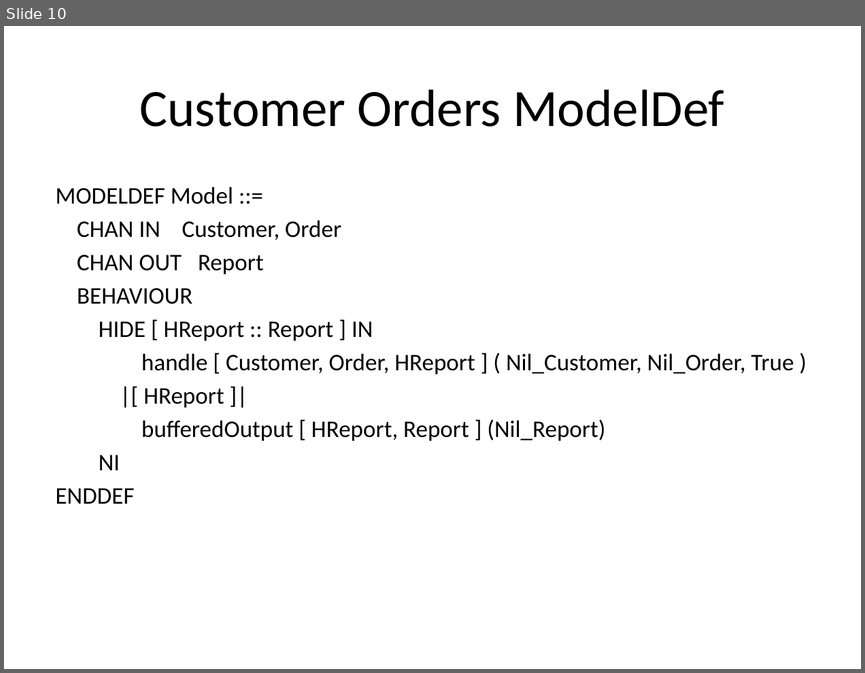
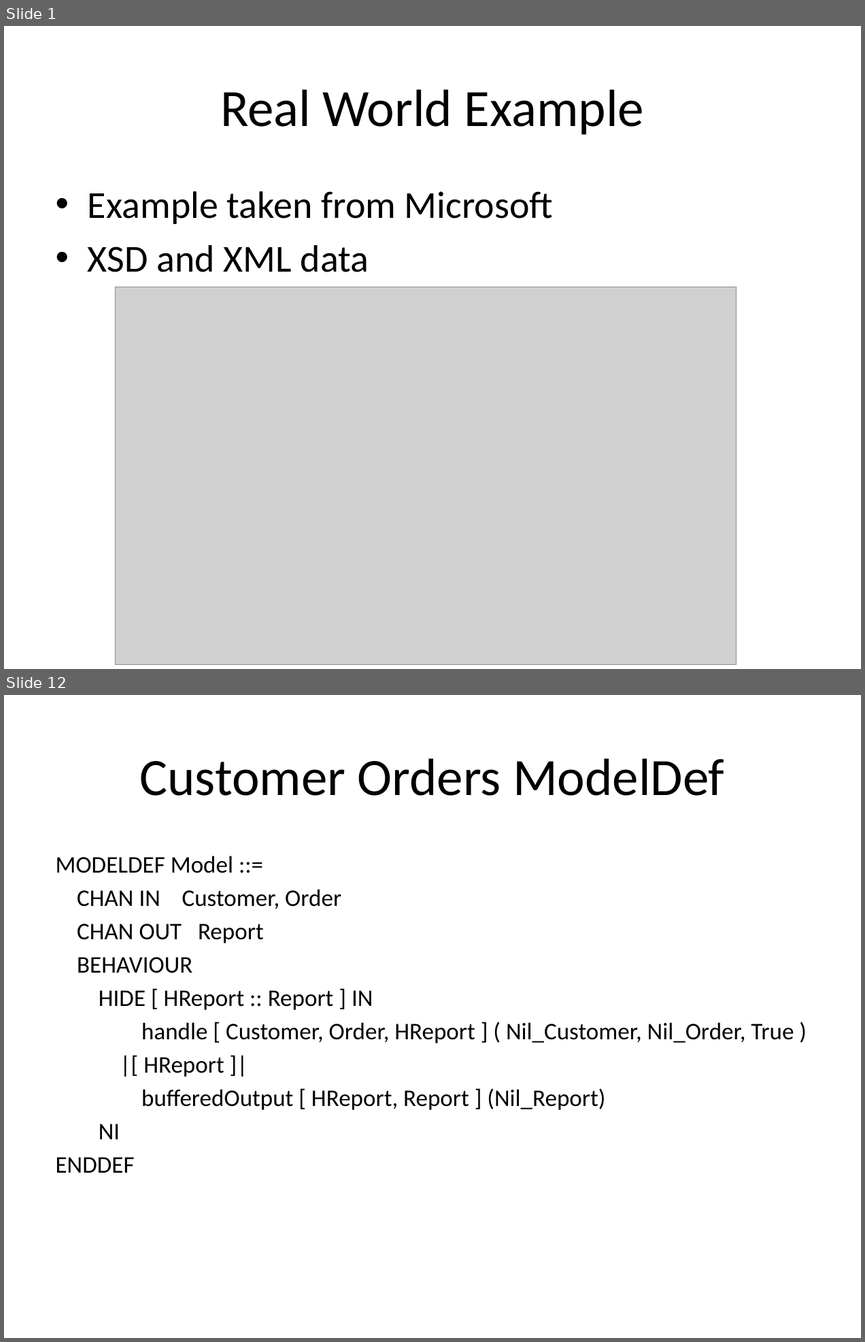
Before and after one commit to TorXakis/TorXakis, a slide deck: examps/CustomersOrders/CustomersOrders.pptx. Shown one above the other, each under a label of ours: slide 10 before the commit, slides 1 and 12 after it; the slides between them are not shown. The pictures are 865x673 and 865x1342 pixels, drawn with LibreOffice and Linux fonts; fonts in the diff are those of the drawing; grey boxes stand for pictures. Boxes give left, top, right and bottom in pixels: in the first picture for what was removed or moved away, otherwise in the second. Text is boxed around its words. In the diff, an @@ line names an element or a change of style, - is before the commit and + after.

Commit message:
Updated to current situation
updated website screenshots
updated data structures (from generated name to human readable names)

```diff
--- a/examps/CustomersOrders/CustomersOrders.pptx
+++ b/examps/CustomersOrders/CustomersOrders.pptx
@@ slide 1 added at [4,26,861,669], background #FFFFFF @@
@@ title added at [220,89,644,135], 44 pt, text #000000 @@
+Real World Example
@@ text added at [88,191,553,272], 32 pt, text #000000 @@
+• Example taken from Microsoft
+• XSD and XML data
@@ picture added at [116,286,736,665] @@
@@ what was slide 10 is now slide 12 @@
```
Also in this commit, not shown: 9 slides changed, 1 other slide added.
